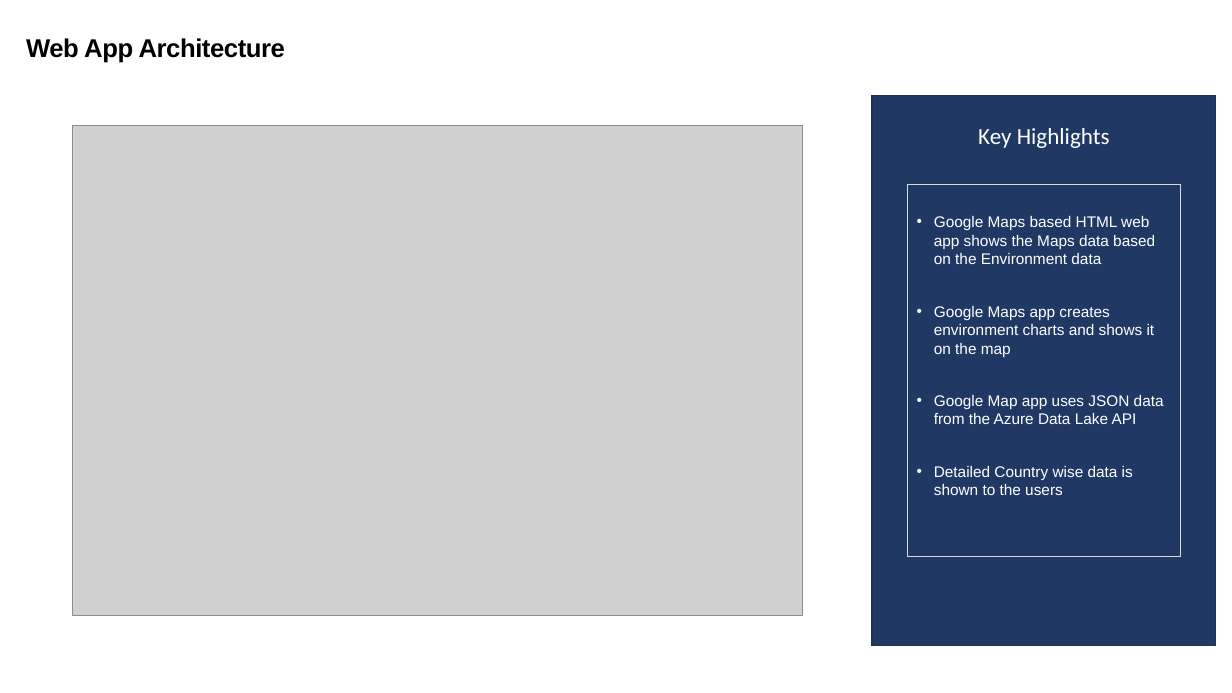
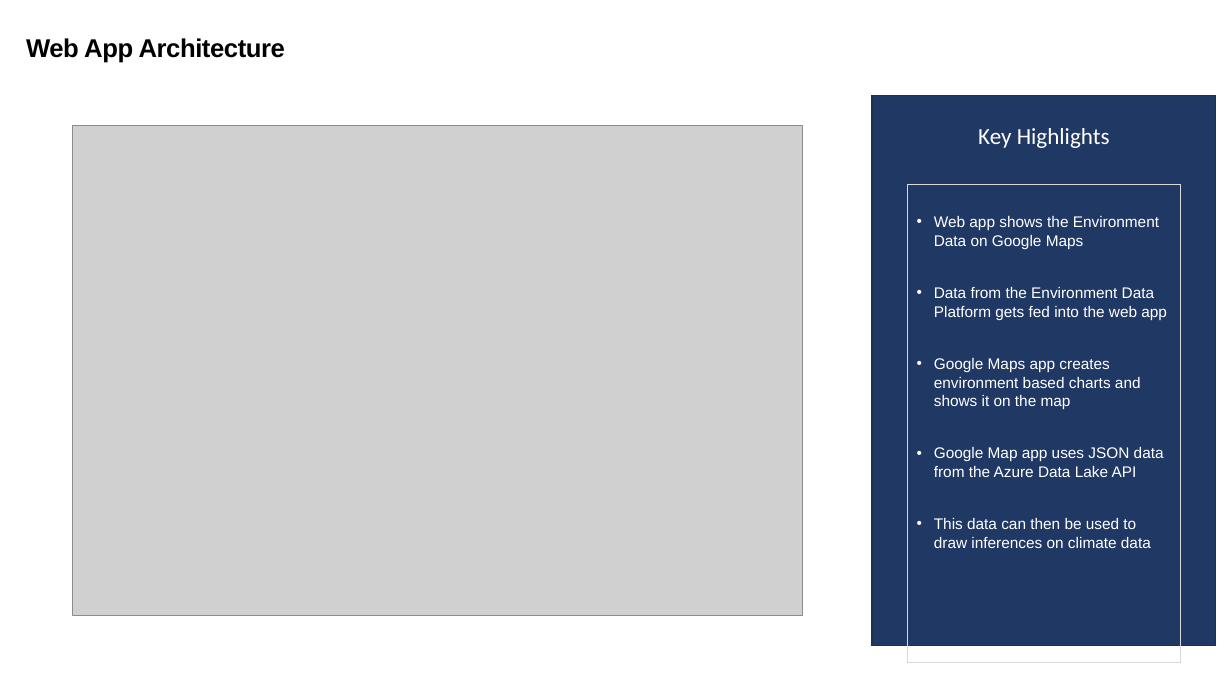
Before and after one commit to ruchirmathur/spaceapps, a slide deck: slide 4 of NASA Open Data.pptx. Drawn at 1232x693 pixels with LibreOffice and Linux fonts; fonts in the diff are those of the drawing; grey boxes stand for pictures. Boxes give left, top, right and bottom in pixels: in the first picture for what was removed or moved away, otherwise in the second. Text is boxed around its words. In the diff, an @@ line names an element or a change of style, - is before the commit and + after.

```diff
--- a/NASA Open Data.pptx
+++ b/NASA Open Data.pptx
@@ rectangle "Web app shows the Environment ...": place and size @@
-rectangle "Web app shows the Environment ..." at (908, 185, 1180, 556)
+rectangle "Web app shows the Environment ..." at (908, 185, 1180, 663)
@@ text in rectangle at (934, 216, 1167, 410): text changed @@
-• Google Maps based HTML web app shows the Maps data based on the Environment data
-• Google Maps app creates environment charts and shows it on the map
+• Web app shows the Environment Data on Google Maps
+• Data from the Environment Data Platform gets fed into the web app
+• Google Maps app creates environment based charts and shows it on the map
@@ text in rectangle at (934, 518, 1151, 548): text changed @@
-• Detailed Country wise data is shown to the users
+• This data can then be used to draw inferences on climate data
```
Also in this commit, not shown: 6 other slides changed.
